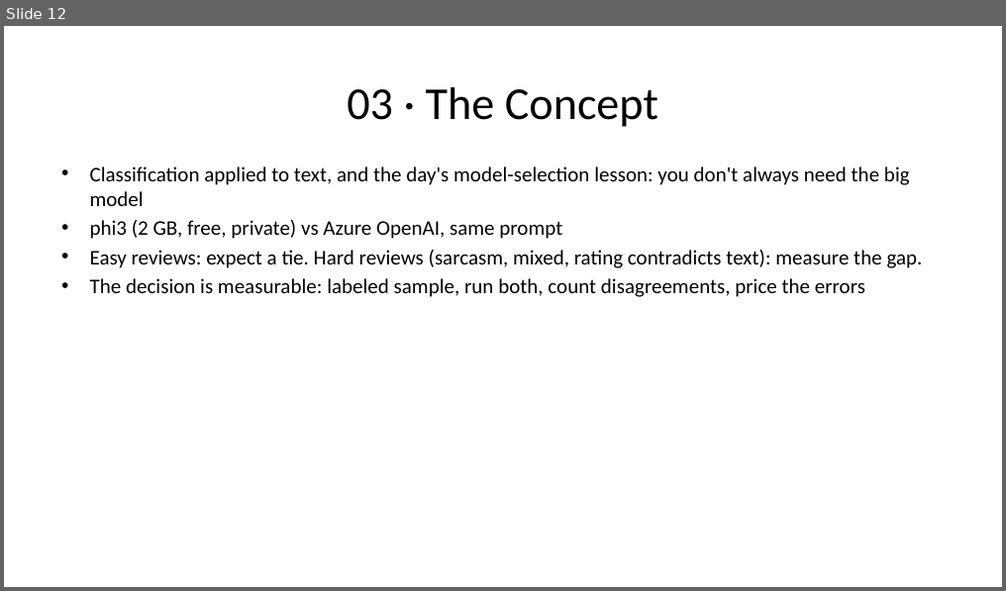
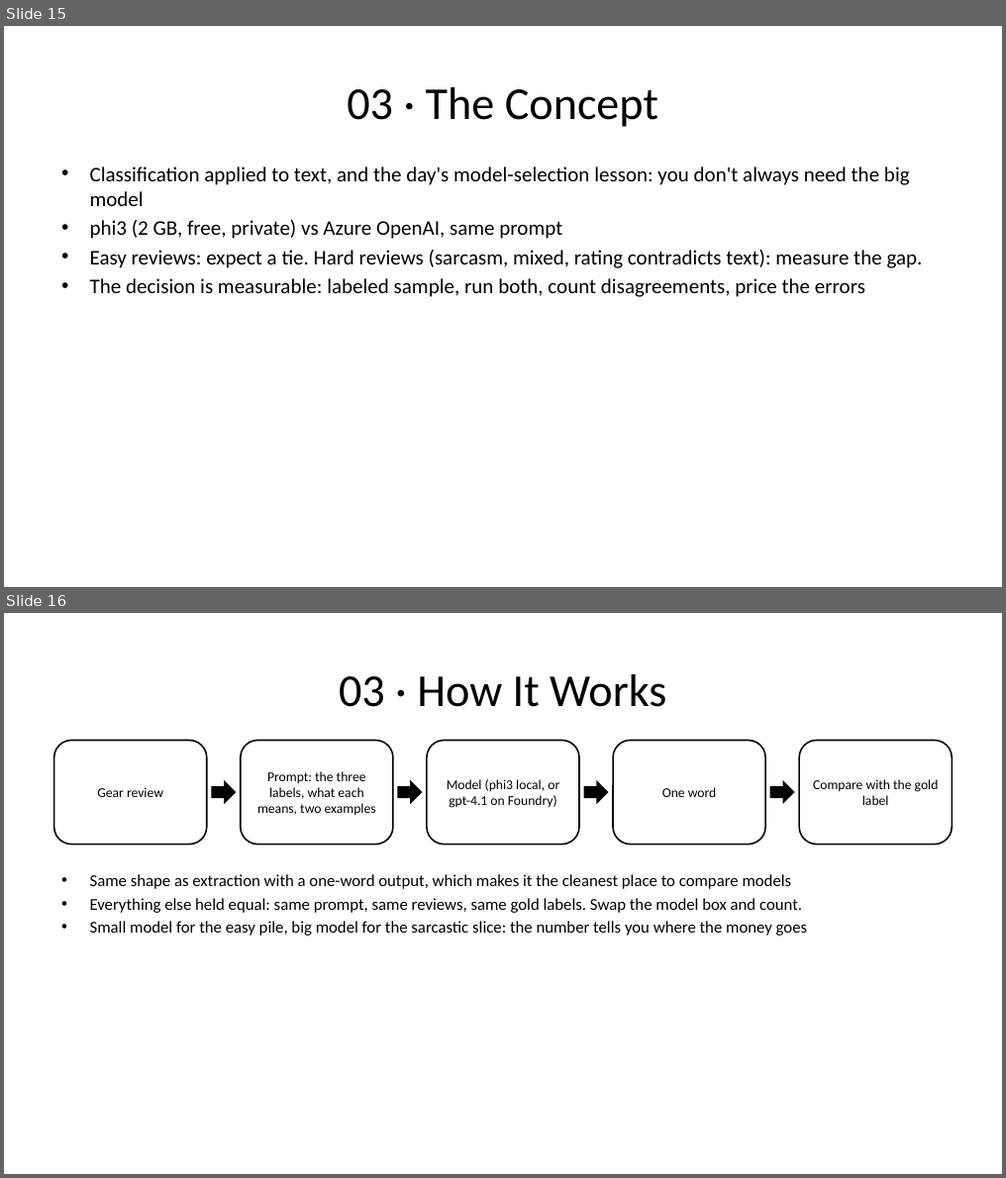
Before and after one commit to trailheadtechnology/10-ai-features-workshop, a slide deck: docs/slides/pptx/M1-understanding.pptx. Shown one above the other, each under a label of ours: slide 12 before the commit, slides 15 and 16 after it. The pictures are 1006x591 and 1006x1178 pixels, drawn with LibreOffice and Linux fonts; fonts in the diff are those of the drawing. Boxes give left, top, right and bottom in pixels: in the first picture for what was removed or moved away, otherwise in the second. Text is boxed around its words. In the diff, an @@ line names an element or a change of style, - is before the commit and + after.

```diff
--- a/docs/slides/pptx/M1-understanding.pptx
+++ b/docs/slides/pptx/M1-understanding.pptx
@@ slide 16 added at (4, 613, 1002, 1174), background #FFFFFF @@
@@ title added at (339, 674, 666, 707), 44 pt, text #000000 @@
+03 · How It Works
@@ rounded rectangle added at (54, 741, 207, 845), outline #000000 1.5 pt, 13 pt, text #000000 @@
+Gear review
@@ rounded rectangle added at (241, 741, 393, 845), outline #000000 1.5 pt, 13 pt, text #000000 @@
+Prompt: the three labels, what each means, two examples
@@ rounded rectangle added at (427, 741, 580, 845), outline #000000 1.5 pt, 13 pt, text #000000 @@
+Model (phi3 local, or gpt-4.1 on Foundry)
@@ rounded rectangle added at (614, 741, 766, 845), outline #000000 1.5 pt, 13 pt, text #000000 @@
+One word
@@ rounded rectangle added at (799, 741, 951, 845), outline #000000 1.5 pt, 13 pt, text #000000 @@
+Compare with the gold label
@@ right arrow added at (211, 780, 236, 804), fill #000000 @@
@@ right arrow added at (398, 780, 423, 804), fill #000000 @@
@@ right arrow added at (584, 780, 609, 804), fill #000000 @@
@@ right arrow added at (770, 780, 795, 804), fill #000000 @@
@@ text added at (90, 874, 807, 936), 16 pt, text #000000 @@
+• Same shape as extraction with a one-word output, which makes it the cleanest place to compare models
+• Everything else held equal: same prompt, same reviews, same gold labels. Swap the model box and count.
+• Small model for the easy pile, big model for the sarcastic slice: the number tells you where the money goes
@@ what was slide 12 is now slide 15 @@
```
Also in this commit, not shown: 14 other slides changed, 3 other slides added, 12 other files.
